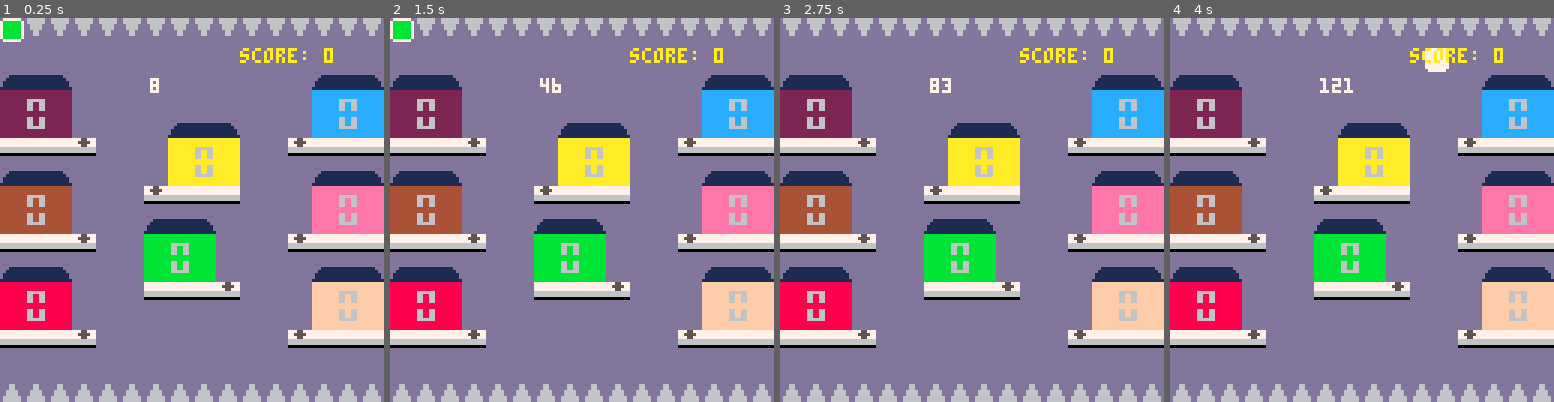
Above: before the commit, frames 1-4 (left to right).
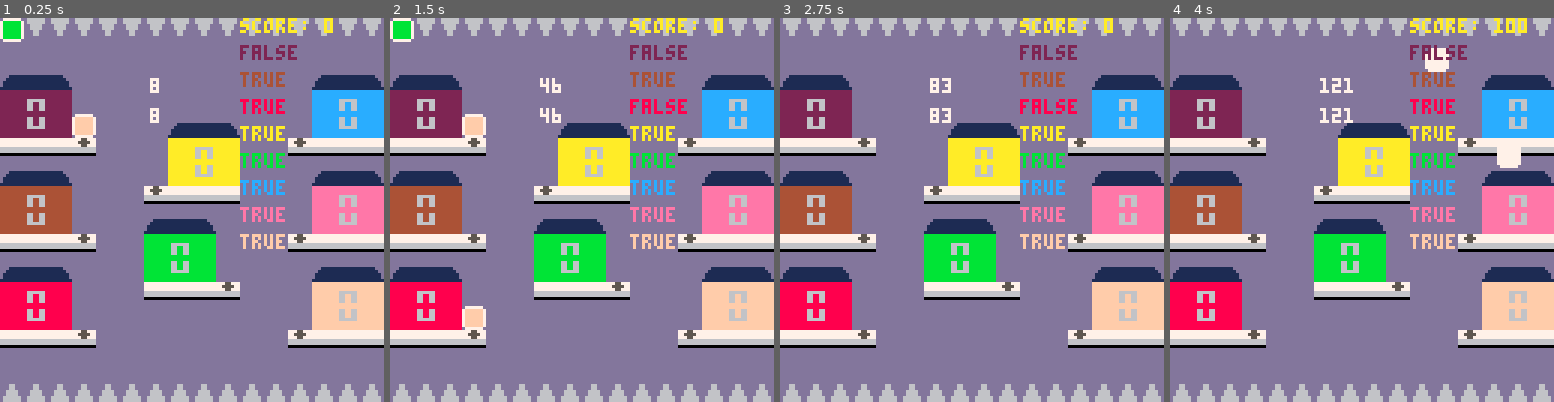
Above: after the commit, the same moments.

Repository: FlavioIero/Delivery
Game: PICO-8 cartridge atari.p8
The game is run twice, just before and just after one commit, with the same random seed, the same clock (stepped at 60 frames per second) and the same inputs.
Inputs:
- Up to frame 1 (0.25 s): no input
- Up to frame 2 (1.5 s): no input
- Up to frame 3 (2.75 s): hold Right 1.6-2.1 s; hold Up 2.15-2.42 s; hold Right from 2.47 s (still down)
- Up to frame 4 (4 s): release Right at 3.03 s; hold Left 3.08-3.58 s; hold Down 3.63-3.97 s

The runs differ from the first frame. In frame 1, 3.0% of the frame differs, in the area x 18-87%, y 0-61%; in frame 2, 3.4%, in the area x 18-87%, y 0-82%; in frame 3, 2.7%; in frame 4, 3.2%.

Commit message:
spawn box

Diff:
--- a/atari.p8
+++ b/atari.p8
@@ -9,9 +9,11 @@
 -- var
 local state = game_states[1]
 gm = {}
+boxes = {}
 
 -- debug
 b = {}
+
 
 function _init()
 	start_game()
@@ -41,19 +43,26 @@
 end
 
 function update_game()
-	b:update()
-	local x = 0
-	local y = 0
-	local spd = 5
-	if btn(➡️) then
-		x += spd end
-	if btn(⬅️) then
-		x -= spd end
-	if btn(⬇️) then
-		y += spd end
-	if btn(⬆️) then
-		y -= spd end
-	b:move(b.pos+vector2.new(x,y))
+	-- debug
+	do
+		b:update()
+		local x = 0
+		local y = 0
+		local spd = 5
+		if btn(➡️) then
+			x += spd end
+		if btn(⬅️) then
+			x -= spd end
+		if btn(⬇️) then
+			y += spd end
+		if btn(⬆️) then
+			y -= spd end
+		b:move(b.pos+vector2.new(x,y))
+		for k,v in pairs(gm.boxes) do
+			v:move(v.pos+vector2.new(x,y))
+		end
+	end
+	gm:update()
 end
 
 function update_menu()
@@ -69,7 +78,14 @@
 	map(0,0,0,0,16,16)
 	spr(b.sprt,b.pos.x,b.pos.y)
 	print(b.desp_timer,50,20,7)
-	print("score: "..gm.score,80,10,10)
+	print("score: "..gm.score,80,0,10)
+	for k,v in pairs(gm.boxes) do
+		spr(v.sprt,v.pos.x,v.pos.y)
+		print(gm.boxes[1].desp_timer,50,30,7)
+	end
+	for i=1,#gm.houses do
+		print(gm.houses[i].is_free,80,9*i,colors[i])
+	end
 end
 
 function draw_menu()
@@ -83,6 +99,7 @@
 function start_game()
 	state = game_states[2]
 	gm = game_mng.new()
+	boxes = {}
 end
 -->8
 -- vector2 --
@@ -198,12 +215,28 @@
 house.__index = house
 
 -- const
-local sp_rate = 300
+h_coll = {{4,32},{4,64},{4,96},{60,48},{52,80},{108,32},{108,64},{108,96}}
+box_sp = {{24,32},{24,64},{24,96},{48,48},{72,80},{96,32},{96,64},{96,96}}
 
 
 -- var
 
 -- base
+
+function house.new(idx)
+	return setmetatable({idx=idx,is_free=true},house)
+end
+
+function house:spawn(target)
+	local b_pos = vector2.new(box_sp[self.idx][1],box_sp[self.idx][2])
+	local b = box.new(b_pos,self.idx,target)
+	self.is_free = false
+	return b
+end
+
+function house:free()
+	self.is_free = true
+end
 -->8
 -- box --
 
@@ -212,10 +245,10 @@
 
 -- const
 local inner_col = 1
-local desp_time = 300
+local desp_time = 800
 local c_start_sprt = 41
 local light_sprt = 49
-local light_up = {{0,30},{150,10},{210,8},{250,4}}
+local light_up = {{0,30},{150,10},{210,8},{300,4}}
 
 -- var
 
@@ -224,7 +257,7 @@
 
 function box.new(pos,start_col_i,target_col_i)
 	local s = target_col_i+c_start_sprt-1
-	return setmetatable({pos=pos,start_col_i=start_col_i,target_col_i=target_col_i,sprt=s,desp_timer=0,hooked=false,light_idx=1},box)
+	return setmetatable({pos=pos,start_col_i=start_col_i,target_col_i=target_col_i,sprt=s,desp_timer=0,hooked=false,light_idx=1,destroy=false},box)
 end
 
 function box:update()
@@ -275,17 +308,15 @@
 end
 
 function box:despawn()
-
+	self.destroy = true
 end
 -->8
 -- globals --
 
 -- do not change
 colors = {2,4,8,10,11,12,14,15}
-h_coll = {{4,32},{4,64},{4,96},{60,48},{52,80},{108,32},{108,64},{108,96}}
-box_sp = {{24,32},{24,64},{24,96},{48,48},{72,80},{96,32},{96,64},{96,96}}
-
-max_boxes = 4
+
+
 
 
 -->8
@@ -296,17 +327,64 @@
 
 -- const
 local ship_score = 100
+local spawn_freq = 20
+local spawn_rate = 0.1 -- 30%
+local max_boxes = 4
 
 -- var
 
 -- base
 
 function game_mng.new()
-	return setmetatable({score=0},game_mng)
-end
-
-function game_mng:box_shipped()
+	local hs = {}
+	for i=1,#colors do
+		add(hs,house.new(i))
+	end
+	return setmetatable({boxes={},houses=hs,score=0,sp_timer=0},game_mng)
+end
+
+function game_mng:box_shipped(b)
 	self.score += ship_score
+end
+
+function game_mng:update()
+	self:try_spawn()
+	-- del boxes
+	for k,v in pairs(self.boxes) do
+		if v.destroy then
+			self.houses[v.start_col_i]:free()
+			del(self.boxes,v)
+		end
+	end
+	for k,v in pairs(self.boxes) do
+		v:update()
+	end
+end
+
+function game_mng:try_spawn()
+	self.sp_timer += 1
+	if self.sp_timer >= spawn_freq then
+		if rnd(1) < spawn_rate and #self.boxes < max_boxes then
+			self:spawn()
+		end
+			self.sp_timer = 0
+	elseif #self.boxes == 0 then
+			self:spawn()
+			self.sp_timer = 0
+	end
+end
+
+function game_mng:spawn()
+ local house_idx
+	repeat
+		house_idx = flr(rnd(#colors))+1
+	until self.houses[house_idx].is_free
+	local t
+	repeat
+		t = flr(rnd(#colors))+1
+	until t ~= house_idx
+	local b = self.houses[house_idx]:spawn(t)
+	add(self.boxes,b)
 end
 __gfx__
 0000000077777777dddddddd00999900000000000000000000500500ddddddddd666666d777777770088880077755777dddddddddddddddddddddddd00000000
